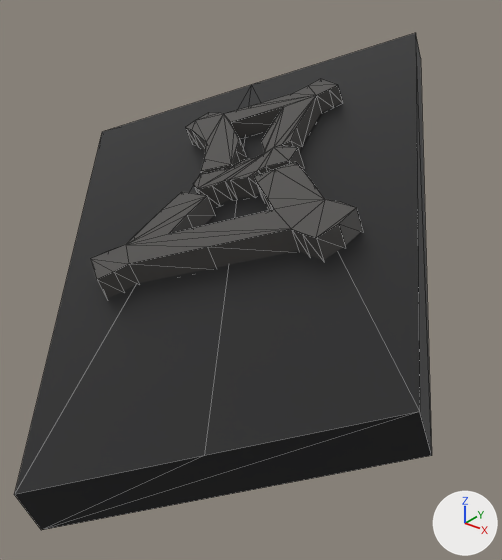
One commit to the OBJ model src/main/resources/assets/stargate/models/DHD/030.obj: the scene before it, then after it.
The view is the same before and after, from a 50 mm camera at (-0.0483, 0.0933, 1.0365) aimed at (-0.1186, 0.1812, 0.982). Every picture has the same lights, and +X, +Y and +Z are marked at lower right. The picture after the commit comes second. Mesh edges are drawn as thin lines. Where no turn or scale is listed for an object, it has been applied to the vertices.

The first picture shows '030'.
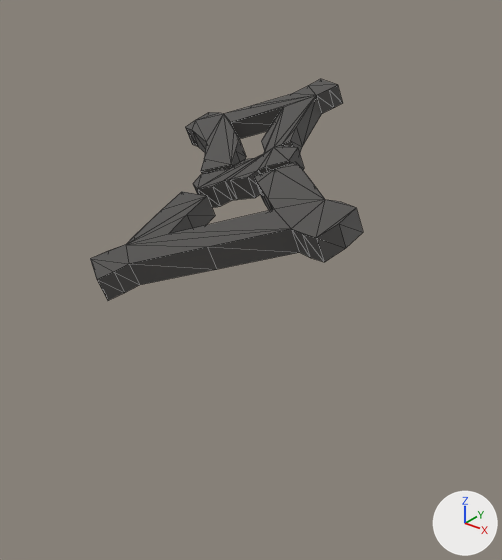
Scene script edits in JSON lines:
```json
{"block": "me_030", "where": "# used by ob_030; location = (0.0, 0.0, 0.0)"}
{"op": "remove", "block": "me_030", "code": "me_030.from_pydata(...)  # 160 vertices, 235 faces; spans x -0.1853..-0.0678, y 0.1214..0.2486, z 0.979..1.018"}
{"op": "add", "block": "me_030", "code": "me_030.from_pydata(...)  # 150 vertices, 221 faces; spans x -0.1483..-0.0912, y 0.1496..0.2166, z 0.9895..1.0117"}
{"block": "me_030", "change": "me_030 part 1: the loose piece of 10 vertices spanning x -0.1853..-0.0678, y 0.1214..0.2486, z 0.979..1.018 is deleted"}
```

What differs and where, as boxes [x1, y1, x2, y2] in the pictures (502 x 560 px):
```json
{"object": "030", "change": "reshaped", "before": [14, 33, 432, 530], "after": [90, 79, 363, 300], "on screen": "35% narrower, 55% shorter"}
{"part": 1, "of": "me_030", "change": "deleted", "before": [14, 33, 432, 530]}
```
